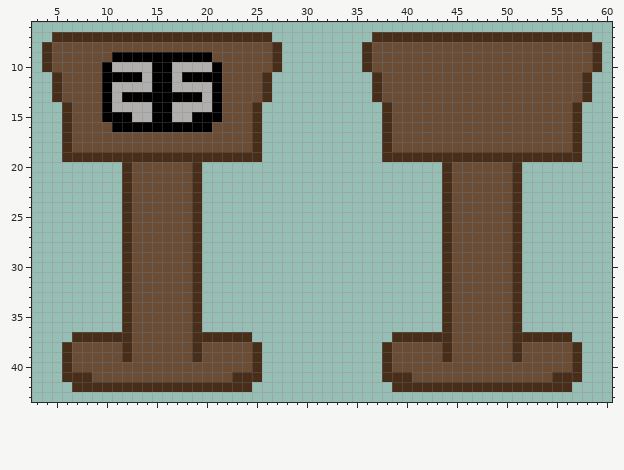
One commit to this pixel-art sprite: src/img/podium.png. Above: the version before the commit.
The file is 64x48 pixels. Shown: x 3..60, y 6..43.
After the commit:
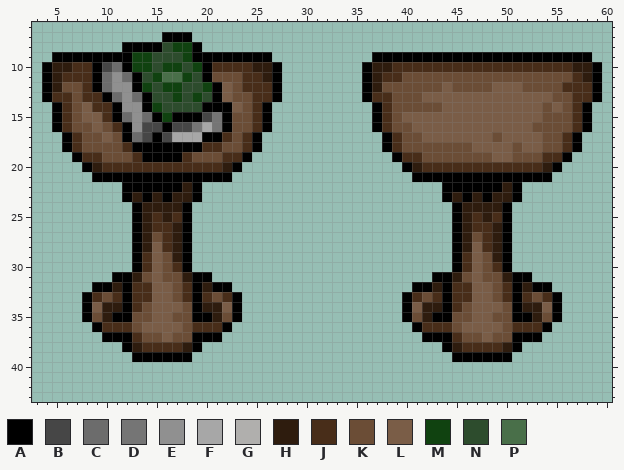
Palette (. is transparent): A #000000  B #464646  C #6c6c6c  D #757575  E #909090  F #a7a7a7  G #b0afad  H #2e1c0e  J #482d19  K #6b4d36  L #7a5d47  M #104210  N #2d4c2d  P #496f49
Change:
Changed rows in their new state; - is an unchanged pixel.
first column x 4:
 7 -...........AAA........----------......................-
 8 ........AAAANMMA........--------........................
 9 .AAAAAA--MMNNNM--AAAAAA.--------.AAAAAAAAAAAAAAAAAAAAAA.
10 AHHJJABCAMMNMMNMAJJJJHHA--------AHHJJJJJJJJJJJJJJJJJJHHA
11 AHJJJACEC-NMPPMN-K--JJHA--------AHJJ-----------------JHA
12 AH--JACEEAMNMMNNM-L-JJ-A--------AH------L----LLL----JJ-A
13 A-J-JJ-CEC-NNMNMN-L--J-A--------A-J---LLLLLLLLLLLLL--J-A
14 -A--LJJAEEAMNNNNA-AL--A----------A------LLLLLLLLLL-L--A-
15 -A--LLJ-CEC-MAA-BDA---A----------A--LLLLLLLLLLLLLL----A-
16 -A---L-J-EBB-BBDFDA---A----------A---LLLLLLLLLLLL-----A-
17 --AJ--L-ACBABFFFAAJ-JA------------AJ--LLLLLLL-LLLL--JA--
18 --AJ----JAAAAAAAJJ--JA------------AJ-------LLLL-LL--JA--
19 --.A--KKK-AAAA-KKK--A.------------.A--KKKKKKKLLKKK--A.--
20 ----AHJJ-JJJJJJ-JJHA----------------AHJJ-JJJJJJ-JJHA----
21 -----AAAAAAAAAAAAAA------------------AAAAAAAAAAAAAA-----
22 --------AAAAAAHA------------------------AAAAAAHA--------
23 --------AHAHAHHA------------------------AHAHAHHA--------
24 --------.AHHHHA.------------------------.AHHHHA.--------
25 --------.AHJHJA.------------------------.AHJHJA.--------
26 --------.AHJJHA.------------------------.AHJJHA.--------
27 --------.AH-JHA.------------------------.AH-JHA.--------
28 --------.AHLJHA.------------------------.AHLJHA.--------
29 --------.AJL-HA.------------------------.AJL-HA.--------
30 --------.AJL-JA.------------------------.AJL-JA.--------
31 -------AAH-L--HAA----------------------AAH-L--HAA-------
32 -----AAHAJJLL-JAHAA------------------AAHAJJLL-JAHAA-----
33 ----AJKJAJJLL-JAJKJA----------------AJKJAJJLL-JAJKJA----
34 ----ALHHAJ-LLL-AHHLA----------------ALHHAJ-LLL-AHHLA----
35 ----AKHAA--LL--AAHKA----------------AKHAA--LL--AAHKA----
36 -----AJJ--LLLL--JJA------------------AJJ--LLLL--JJA-----
37 ---...AAAJ--L--AAA...--------------...AAAJ--L--AAA...---
38 --......AHJJJJHA......------------......AHJJJJHA......--
39 --.......AAAAAA.......------------.......AAAAAA.......--
40 --....................------------....................--
41 --....................------------....................--
42 ---..................--------------..................---
Where, in picture pixels (left, top, right, bottom), the same in both pictures:
changed: (42, 32, 282, 392)
changed: (362, 32, 602, 392)
